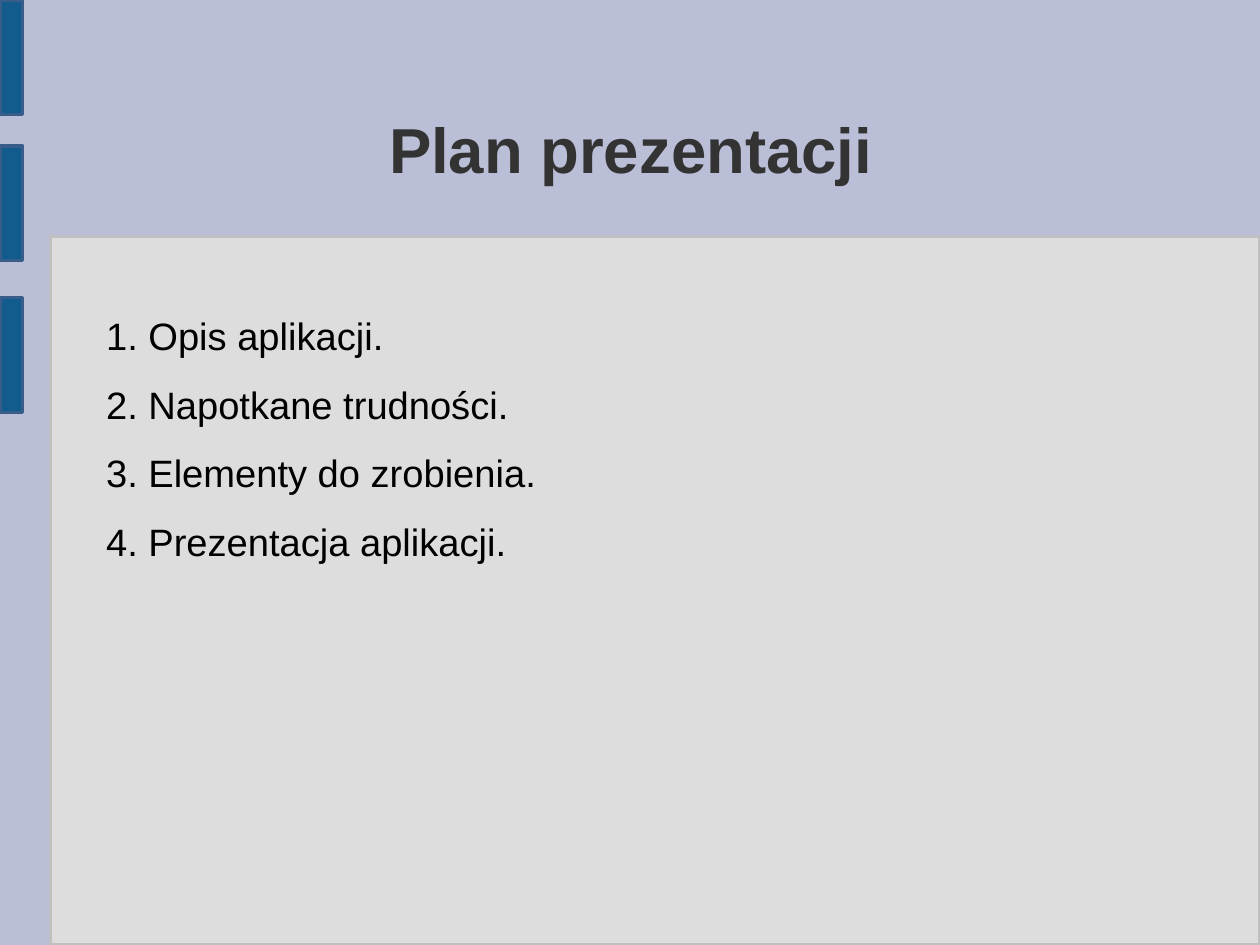
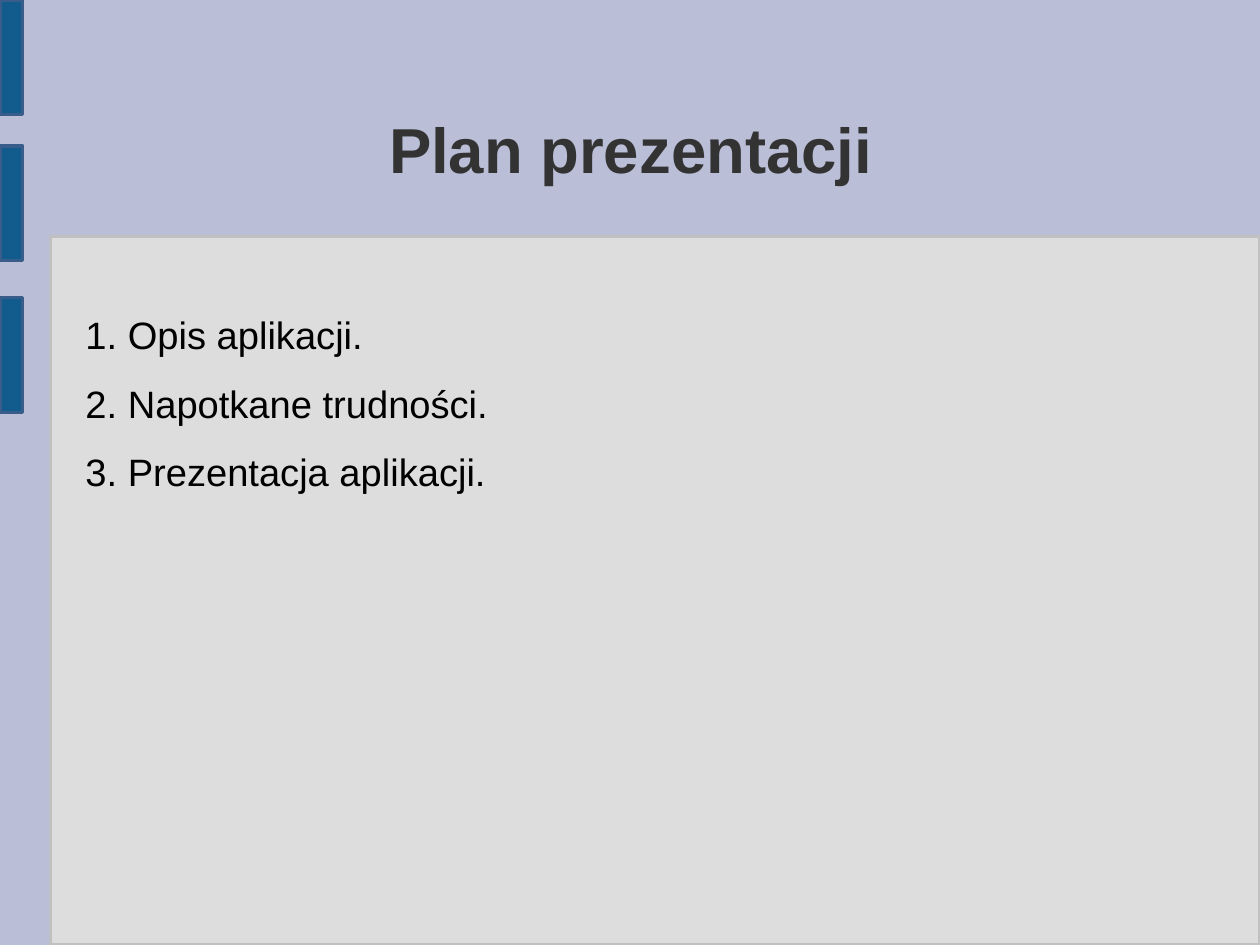
Before and after one commit to matkaczmarski/Praca-inzynierska, a slide deck: slide 2 of Prezentacja/Praca Inżynierska 2.odp. Drawn at 1260x945 pixels with LibreOffice and Linux fonts; fonts in the diff are those of the drawing. Boxes give left, top, right and bottom in pixels: in the first picture for what was removed or moved away, otherwise in the second. Text is boxed around its words. In the diff, an @@ line names an element or a change of style, - is before the commit and + after.

```diff
--- a/Prezentacja/Praca Inżynierska 2.odp
+++ b/Prezentacja/Praca Inżynierska 2.odp
@@ text "1. Opis aplikacji.": place and size @@
-text "1. Opis aplikacji." at [106,322,536,564]
+text "1. Opis aplikacji." at [85,321,488,494]
@@ text at [85,458,485,494]: text changed @@
-3. Elementy do zrobienia.
-4. Prezentacja aplikacji.
+3. Prezentacja aplikacji.
```
Also in this commit, not shown: 1 other slide changed, 25 slides removed, 1 other file.
